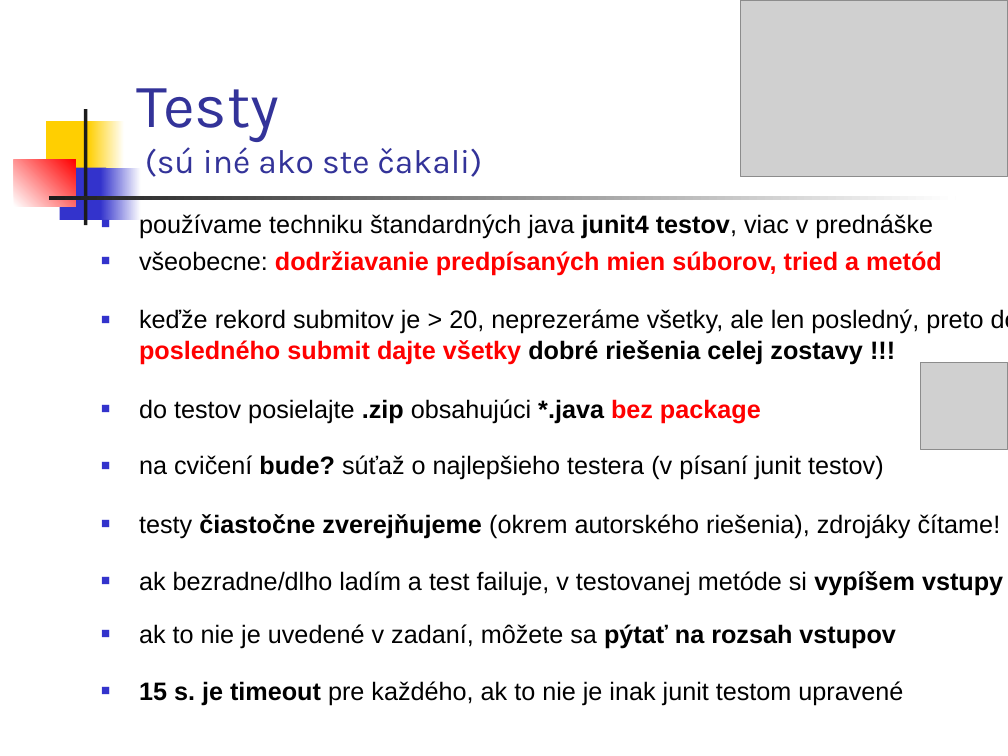
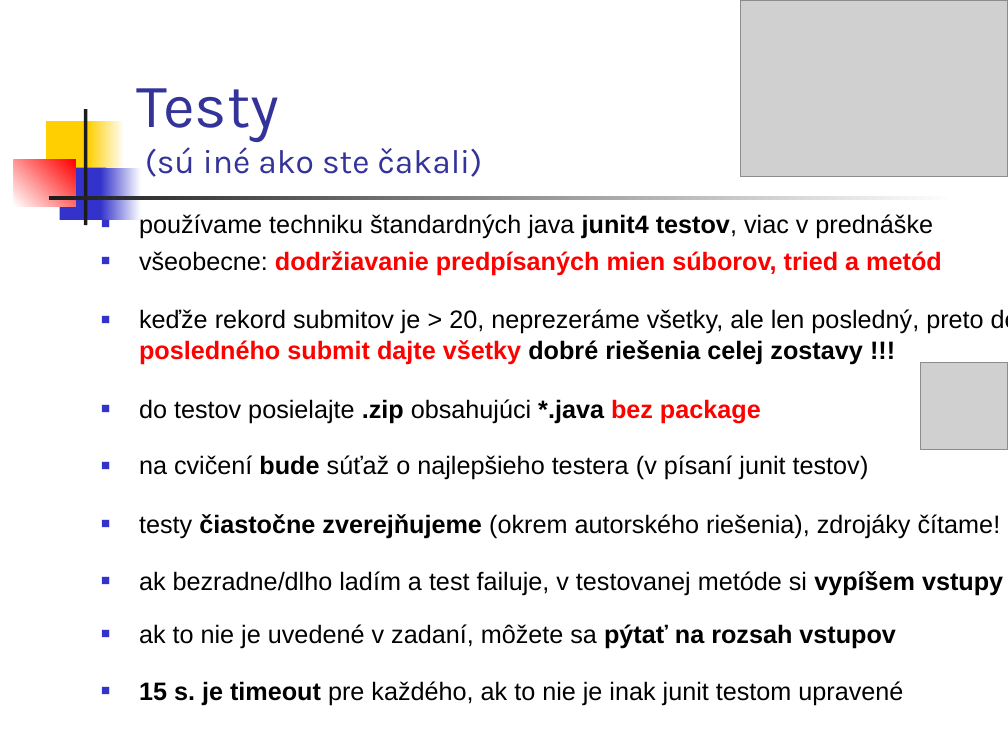
Before and after one commit to Programovanie4/Prednasky, a slide deck: slide 6 of 02/02_java.ppt (slide 5 before the commit). Drawn at 1008x756 pixels with LibreOffice and Linux fonts; fonts in the diff are those of the drawing; grey boxes stand for pictures. Boxes give left, top, right and bottom in pixels: in the first picture for what was removed or moved away, otherwise in the second. Text is boxed around its words. In the diff, an @@ line names an element or a change of style, - is before the commit and + after.

```diff
--- a/02/02_java.ppt
+++ b/02/02_java.ppt
@@ text at [139, 455, 869, 480]: text changed @@
-■ na cvičení bude? súťaž o najlepšieho testera (v písaní junit testov)
+■ na cvičení bude súťaž o najlepšieho testera (v písaní junit testov)
```
Also in this commit, not shown: 8 other slides changed, 5 slides added.
